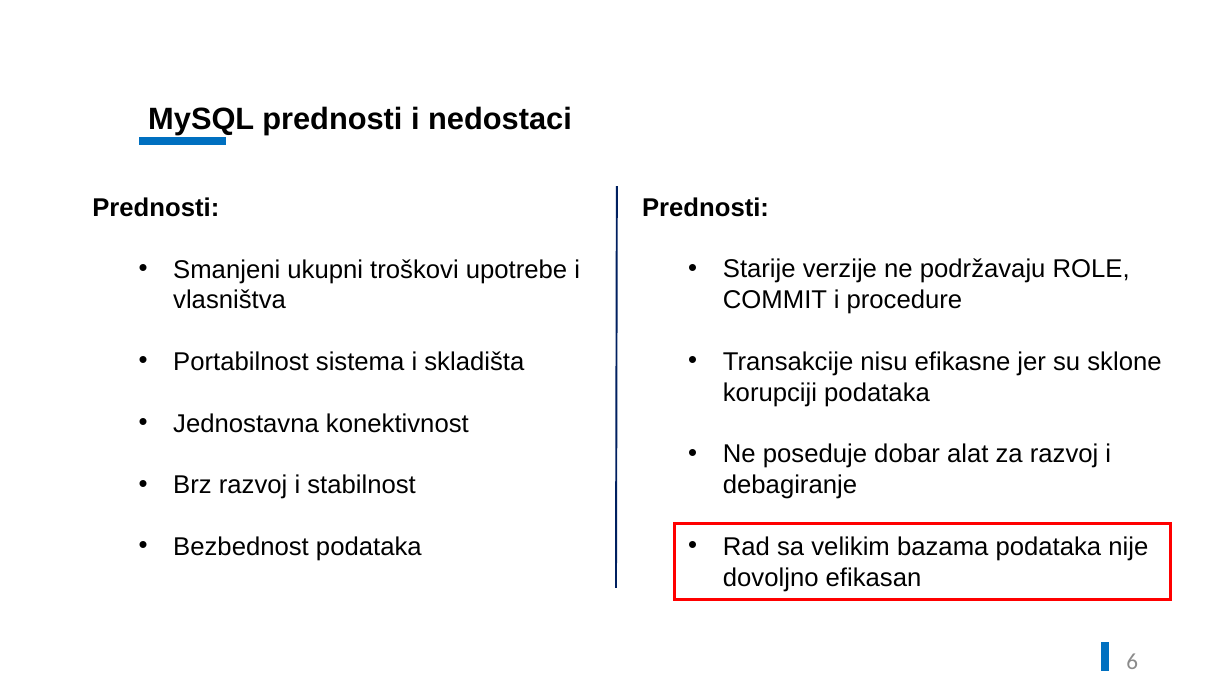
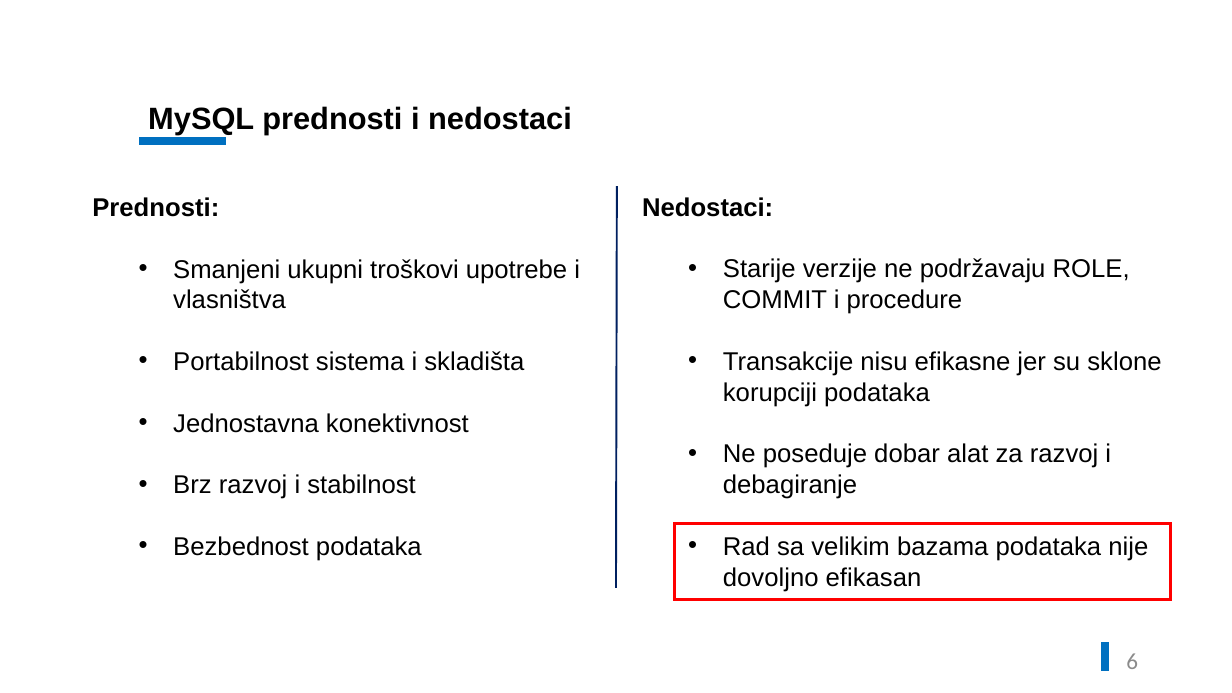
Before and after one commit to mixy98e/Sistemi-Baza-Podataka-Seminarski, a slide deck: slide 7 of Milan Stankovic 1407 - Sistemi za upravljanje bazama podataka.pptx. Drawn at 1232x693 pixels with LibreOffice and Linux fonts; fonts in the diff are those of the drawing. Boxes give left, top, right and bottom in pixels: in the first picture for what was removed or moved away, otherwise in the second. Text is boxed around its words. In the diff, an @@ line names an element or a change of style, - is before the commit and + after.

```diff
--- a/Milan Stankovic 1407 - Sistemi za upravljanje bazama podataka.pptx
+++ b/Milan Stankovic 1407 - Sistemi za upravljanje bazama podataka.pptx
@@ text at (642,197,773,217): text changed @@
-Prednosti:
+Nedostaci:
```
Also in this commit, not shown: 6 other slides changed.
